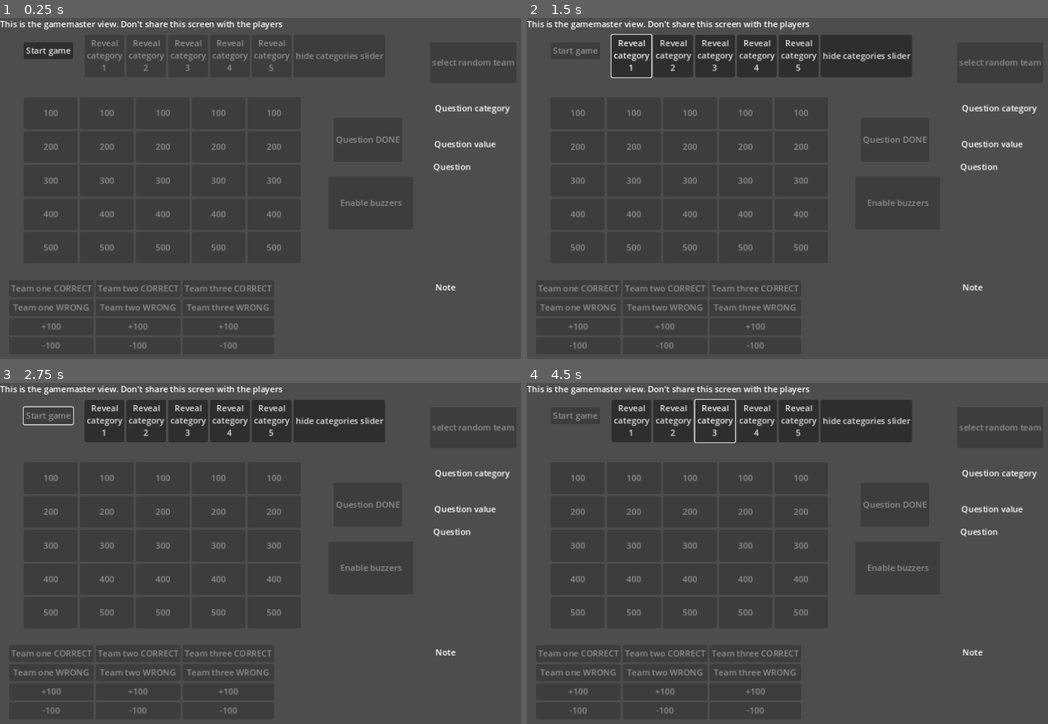
Above: before the commit, frames 1-4 (two rows, left to right).
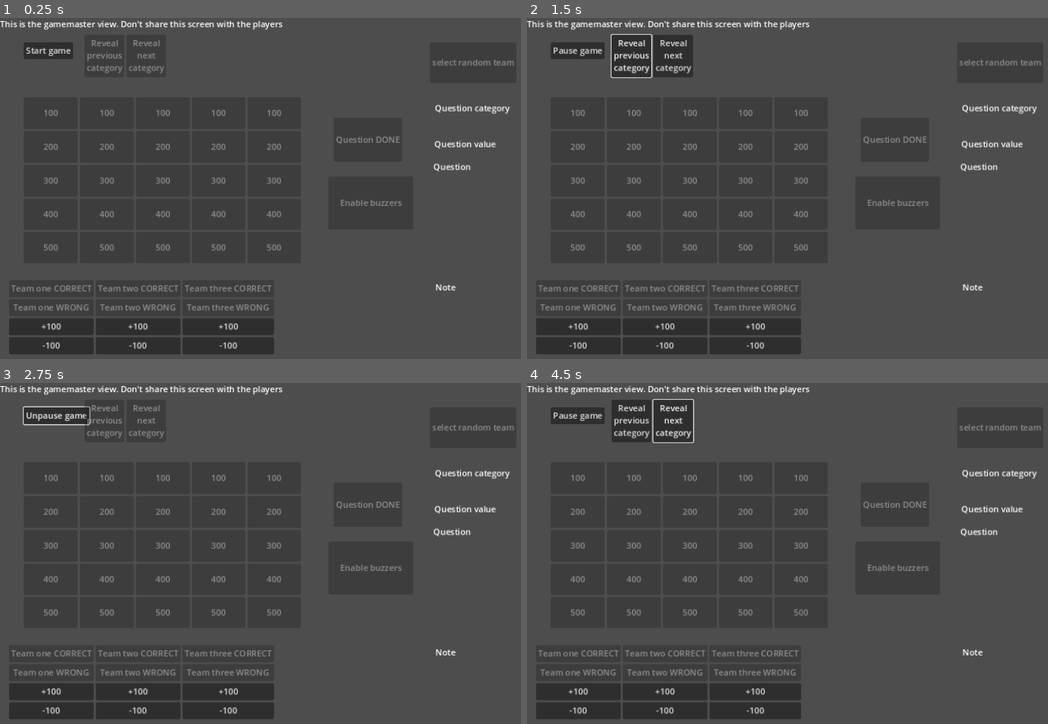
Above: after the commit, the same moments.

Repository: karel1980/jeopardy
Game: Godot game, scene res://main.tscn
Two runs of this game, one before a commit and one after it. Both use one fixed random seed, a clock stepped at 60 frames per second and the inputs below.
Inputs (mouse positions are in pixels of both pictures, inside the frame that each line leads up to):
- Up to frame 1 (0.25 s): no input
- Up to frame 2 (1.5 s): click "Start game" at 0.5 s; click (631, 55) at 1.25 s, where only the run before the commit has a clickable "Reveal category 1"
- Up to frame 3 (2.75 s): click (52, 417) at 2 s, where only the run after the commit has a clickable "Pause game"
- Up to frame 4 (4.5 s): click (584, 417) at 2.75 s, where only the run after the commit has a clickable "Unpause game"; click (672, 420) at 3.5 s, where only the run before the commit has a clickable "Reveal category 2"; click (714, 420) at 4.25 s, where only the run before the commit has a clickable "Reveal category 3"

The runs differ from the first frame. In frame 1, 0.7% of the frame differs, in the area x 8-74%, y 6-97%; in frame 2, 5.3%; in frame 3, 5.5%, in the area x 4-74%, y 4-97%; in frame 4, 5.4%.
Error before the commit: Cannot call method 'get_as_text' on a null value. (res://main.gd:22)
Error after the commit: Cannot call method 'get_as_text' on a null value. (res://main.gd:25)

Commit message:
Enable / disable buttons when appropriate

Diff:
--- a/frontend/main.gd
+++ b/frontend/main.gd
@@ -1,21 +1,24 @@
 extends Node2D
 
+var game_paused = true
 var playerview_scene = preload('res://playerview.tscn')
 var playerview
 
 var points = [ 100, 200, 300, 400, 500 ] # duplicated in playerview.gd
 var current_question = []
 
+var current_revealed_category = -1
 var buzzers_enabled = false
 
 @onready var questions := $questions
 
-@onready var start_game := $"start game"
+@onready var toggle_intro_screen := $"toggle intro screen"
 @onready var question_category := $question_category
 @onready var question_value := $question_value
 @onready var question := $question
 @onready var reveal_category := $reveal_cat
 @onready var note := $note
+@onready var question_done := $question_done
 @onready var buzzer_toggle_btn := $buzzer_toggle_btn
 @onready var reveal_category_buttons := $reveal_category_buttons
 
@@ -57,9 +60,25 @@
 
 func show_question(cat_idx, question_idx):
 	if current_question:
+		# state
 		current_question = null
+		disable_buzzers()
+		buzzer_toggle_btn.disabled = true
+
+		# ui
 		playerview.hide_question()
+		question_done.disabled = true
+		buzzer_toggle_btn.disabled = true
+
+		question_category.text = "Question category"
+		question.text = "Question"
+		question_value.text = "---"
+		note.text = "---"
 	else:
+		question_done.disabled = false
+		disable_buzzers()
+		buzzer_toggle_btn.disabled = false
+
 		question_category.text = categories[cat_idx]["name"]
 		current_question = [cat_idx, question_idx]
 		question_value.text = str(points[question_idx])
@@ -73,33 +92,66 @@
 func _process(_delta: float) -> void:
 	pass
 
-func _on_start_game_pressed() -> void:
-	start_game.disabled = true
-	for btn in reveal_category_buttons.get_children():
-		btn.disabled = false
-	playerview.start_game()
-
-func on_reveal_category_pressed(cat_idx: int) -> void:
-	playerview.reveal_category(cat_idx)
-
-func on_hide_categories_slider_pressed() -> void:
-	playerview.hide_categories_slider()
-	for cat_idx in range(5):
-		for q_idx in range(5):
-			get_question_button(cat_idx, q_idx).disabled = false
+func on_toggle_intro_screen_pressed() -> void:
+	game_paused = !game_paused
+	if game_paused:
+		toggle_intro_screen.text = "Unpause game"
+		playerview.pause_game()
+		for btn in reveal_category_buttons.get_children():
+			btn.disabled = true
+		for btn in questions.get_children():
+			btn.disabled = true
+
+	else:
+		toggle_intro_screen.text = "Pause game"
+		for btn in reveal_category_buttons.get_children():
+			btn.disabled = false
+		if all_categories_revealed():
+			for btn in questions.get_children():
+				btn.disabled = false
+
+		playerview.start_game()
+
+func all_categories_revealed():
+	return current_revealed_category == 5
+
+func on_reveal_next_category_pressed() -> void:
+	if current_revealed_category < 5:
+		current_revealed_category += 1
+		if current_revealed_category < 5:
+			playerview.reveal_category(current_revealed_category)
+		else:
+			playerview.hide_categories_slider()
+			playerview.show_category_names()
+			for btn in questions.get_children():
+				btn.disabled = false
+
+
+func on_reveal_previous_category_pressed() -> void:
+	if current_revealed_category >= 0:
+		current_revealed_category -= 1
+		if current_revealed_category >= 0:
+			playerview.reveal_category(current_revealed_category)
+		else:
+			playerview.hide_categories_slider()
+	for btn in questions.get_children():
+		btn.disabled = true
 
 func on_random_team_pressed() -> void:
 	playerview.select_random_team()
 
 func _on_team_correct_pressed(team_idx: int) -> void:
-	print("correct pressed", current_question)
 	if current_question:
 		playerview.scoreboard.increase_score(team_idx, points[current_question[1]])
 		mark_question_completed()
 	current_question = null
+	disable_answer_grading_buttons()
+	question_done.disabled = true
+	buzzer_toggle_btn.disabled = true
+
+
 
 func mark_question_completed():
-	print("sig received")
 	if current_question:
 		var btn = get_question_button(current_question[0], current_question[1])
 		btn.text = "---"
@@ -148,7 +200,26 @@
 func handle_buzzer(team_idx):
 	if not buzzers_enabled:
 		print("Team ", team_idx, " pressed buzzer early")
+		# TODO: penalize team by making their buzzer unavailable for .5 sec
 		return
-	buzzers_enabled = false
-	buzzer_toggle_btn.text = "Enable buzzers"
+
+	disable_buzzers()
 	playerview.scoreboard.highlight_team(team_idx)
+
+	enable_answer_grading_buttons()
+
+func enable_answer_grading_buttons():
+	$GridContainer/team_1_correct.disabled = false
+	$GridContainer/team_2_correct.disabled = false
+	$GridContainer/team_3_correct.disabled = false
+	$GridContainer/team_1_wrong.disabled = false
+	$GridContainer/team_2_wrong.disabled = false
+	$GridContainer/team_3_wrong.disabled = false
+
+func disable_answer_grading_buttons():
+	$GridContainer/team_1_correct.disabled = true
+	$GridContainer/team_2_correct.disabled = true
+	$GridContainer/team_3_correct.disabled = true
+	$GridContainer/team_1_wrong.disabled = true
+	$GridContainer/team_2_wrong.disabled = true
+	$GridContainer/team_3_wrong.disabled = true
--- a/frontend/main.tscn
+++ b/frontend/main.tscn
@@ -10,7 +10,7 @@
 offset_bottom = 23.0
 text = "This is the gamemaster view. Don't share this screen with the players"
 
-[node name="start game" type="Button" parent="."]
+[node name="toggle intro screen" type="Button" parent="."]
 offset_left = 45.0
 offset_top = 46.0
 offset_right = 138.0
@@ -104,32 +104,26 @@
 
 [node name="team_1_plus_100" type="Button" parent="GridContainer"]
 layout_mode = 2
-disabled = true
 text = "+100"
 
 [node name="team_2_plus_100" type="Button" parent="GridContainer"]
 layout_mode = 2
-disabled = true
 text = "+100"
 
 [node name="team_3_plus_100" type="Button" parent="GridContainer"]
 layout_mode = 2
-disabled = true
 text = "+100"
 
 [node name="team_1_minus_100" type="Button" parent="GridContainer"]
 layout_mode = 2
-disabled = true
 text = "-100"
 
 [node name="team_2_minus_100" type="Button" parent="GridContainer"]
 layout_mode = 2
-disabled = true
 text = "-100"
 
 [node name="team_3_minus_100" type="Button" parent="GridContainer"]
 layout_mode = 2
-disabled = true
 text = "-100"
 
 [node name="buzzer_toggle_btn" type="Button" parent="."]
@@ -154,47 +148,21 @@
 offset_right = 551.0
 offset_bottom = 109.0
 
-[node name="reveal_cat_0" type="Button" parent="reveal_category_buttons"]
+[node name="reveal_previous" type="Button" parent="reveal_category_buttons"]
 layout_mode = 2
 disabled = true
 text = "Reveal
-category
-1"
+previous
+category"
 
-[node name="reveal_cat_1" type="Button" parent="reveal_category_buttons"]
+[node name="reveal_next" type="Button" parent="reveal_category_buttons"]
 layout_mode = 2
 disabled = true
 text = "Reveal
-category
-2"
+next
+category"
 
-[node name="reveal_cat_2" type="Button" parent="reveal_category_buttons"]
-layout_mode = 2
-disabled = true
-text = "Reveal
-category
-3"
-
-[node name="reveal_cat_3" type="Button" parent="reveal_category_buttons"]
-layout_mode = 2
-disabled = true
-text = "Reveal
-category
-4"
-
-[node name="reveal_cat_4" type="Button" parent="reveal_category_buttons"]
-layout_mode = 2
-disabled = true
-text = "Reveal
-category
-5"
-
-[node name="hide_categories_slider" type="Button" parent="reveal_category_buttons"]
-layout_mode = 2
-disabled = true
-text = "hide categories slider"
-
-[connection signal="pressed" from="start game" to="." method="_on_start_game_pressed"]
+[connection signal="pressed" from="toggle intro screen" to="." method="on_toggle_intro_screen_pressed"]
 [connection signal="pressed" from="random_team" to="." method="on_random_team_pressed"]
 [connection signal="pressed" from="GridContainer/team_1_correct" to="." method="_on_team_correct_pressed" binds= [0]]
 [connection signal="pressed" from="GridContainer/team_2_correct" to="." method="_on_team_correct_pressed" binds= [1]]
@@ -210,9 +178,5 @@
 [connection signal="pressed" from="GridContainer/team_3_minus_100" to="." method="_on_manual_score_decrease" binds= [2]]
 [connection signal="pressed" from="buzzer_toggle_btn" to="." method="toggle_buzzers"]
 [connection signal="pressed" from="question_done" to="." method="mark_question_completed"]
-[connection signal="pressed" from="reveal_category_buttons/reveal_cat_0" to="." method="on_reveal_category_pressed" binds= [0]]
-[connection signal="pressed" from="reveal_category_buttons/reveal_cat_1" to="." method="on_reveal_category_pressed" binds= [1]]
-[connection signal="pressed" from="reveal_category_buttons/reveal_cat_2" to="." method="on_reveal_category_pressed" binds= [2]]
-[connection signal="pressed" from="reveal_category_buttons/reveal_cat_3" to="." method="on_reveal_category_pressed" binds= [3]]
-[connection signal="pressed" from="reveal_category_buttons/reveal_cat_4" to="." method="on_reveal_category_pressed" binds= [4]]
-[connection signal="pressed" from="reveal_category_buttons/hide_categories_slider" to="." method="on_hide_categories_slider_pressed"]
+[connection signal="pressed" from="reveal_category_buttons/reveal_previous" to="." method="on_reveal_previous_category_pressed"]
+[connection signal="pressed" from="reveal_category_buttons/reveal_next" to="." method="on_reveal_next_category_pressed"]
--- a/frontend/playerview.gd
+++ b/frontend/playerview.gd
@@ -60,6 +60,11 @@
 	questionboard.show()
 	scoreboard.show()
 
+func pause_game():
+	intro_screen.show()
+	questionboard.hide()
+	scoreboard.hide()
+
 func reveal_category(cat_idx):
 	$categories_slider.show()
 	var tween = create_tween()
@@ -68,6 +73,10 @@
 func hide_categories_slider():
 	var tween = create_tween()
 	tween.tween_property($categories_slider, "position", Vector2(get_viewport().size.x * -6, 0), 0.3)
+
+func show_category_names():
+	for cat_idx in range(len(categories)):
+		questionboard.get_child(cat_idx).get_child(0).text = categories[cat_idx]["name"]
 
 func init_category_buttons():
 	var style_box = StyleBoxFlat.new()
